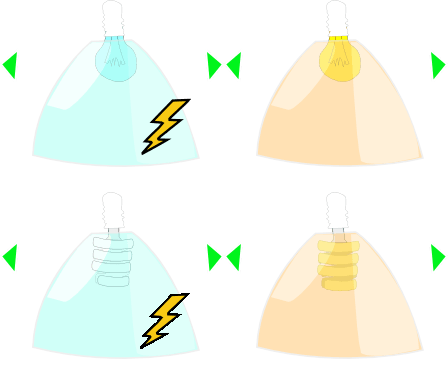
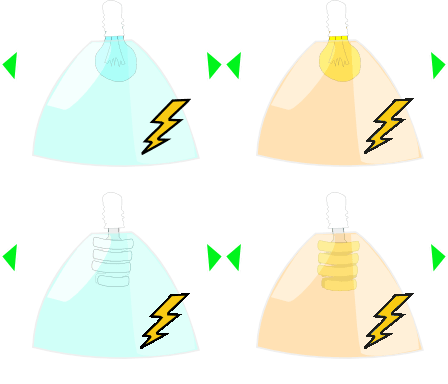
Two versions of the same layered image (448x384). Layer-by-layer changes:
painted on "bombillo_e7.png" over <box>364,98,414,349</box>
